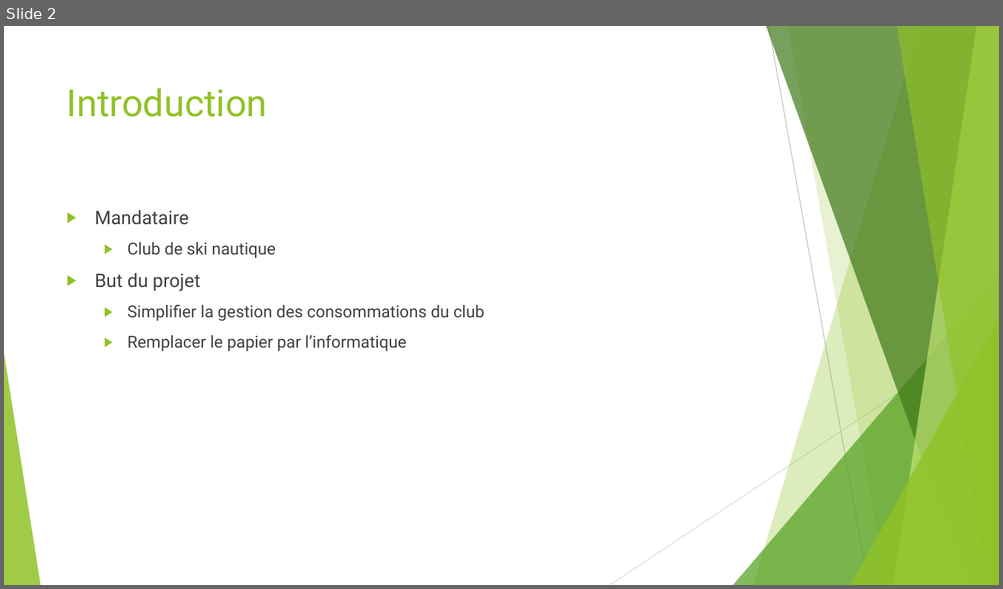
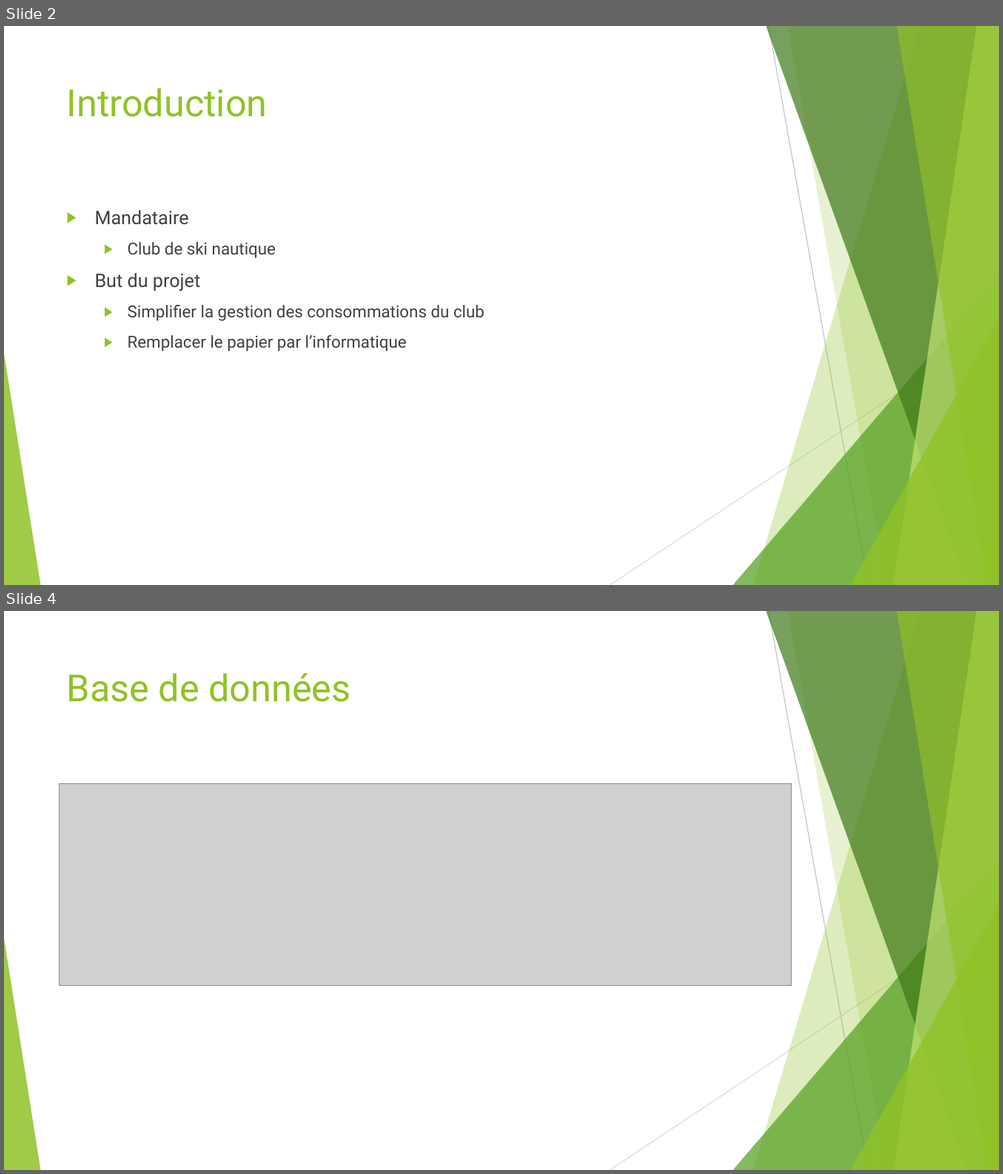
Before and after one commit to MarshallPhilip/TIP-FICTIF, a slide deck: Doc/Presentation/Presentation.pptx. Shown one above the other, each under a label of ours: slide 2 before the commit, slides 2 and 4 after it; the slides between them are not shown. The pictures are 1003x589 and 1003x1174 pixels, drawn with LibreOffice and Linux fonts; fonts in the diff are those of the drawing; grey boxes stand for pictures. Boxes give left, top, right and bottom in pixels: in the first picture for what was removed or moved away, otherwise in the second. Text is boxed around its words. In the diff, an @@ line names an element or a change of style, - is before the commit and + after.

```diff
--- a/Doc/Presentation/Presentation.pptx
+++ b/Doc/Presentation/Presentation.pptx
@@ slide 4 added at <box>4,611,999,1170</box>, background #FFFFFF; not listed: 10 template elements that a slide beside it also shows @@
@@ title added at <box>67,673,350,702</box>, 36 pt, text #90C226 @@
+Base de données
@@ picture added at <box>60,783,792,986</box> @@
```
Also in this commit, not shown: 2 other slides added, 2 slides removed.
